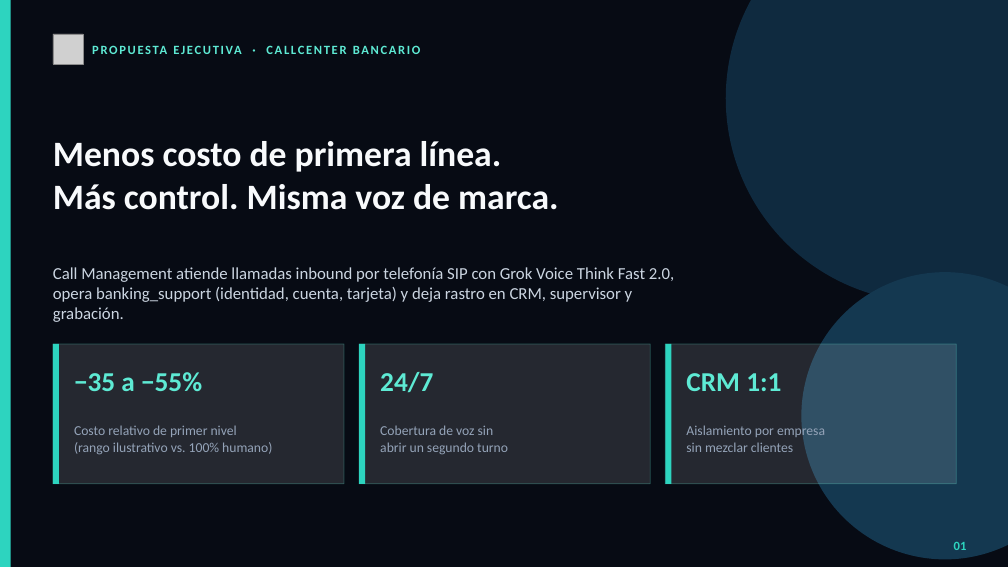
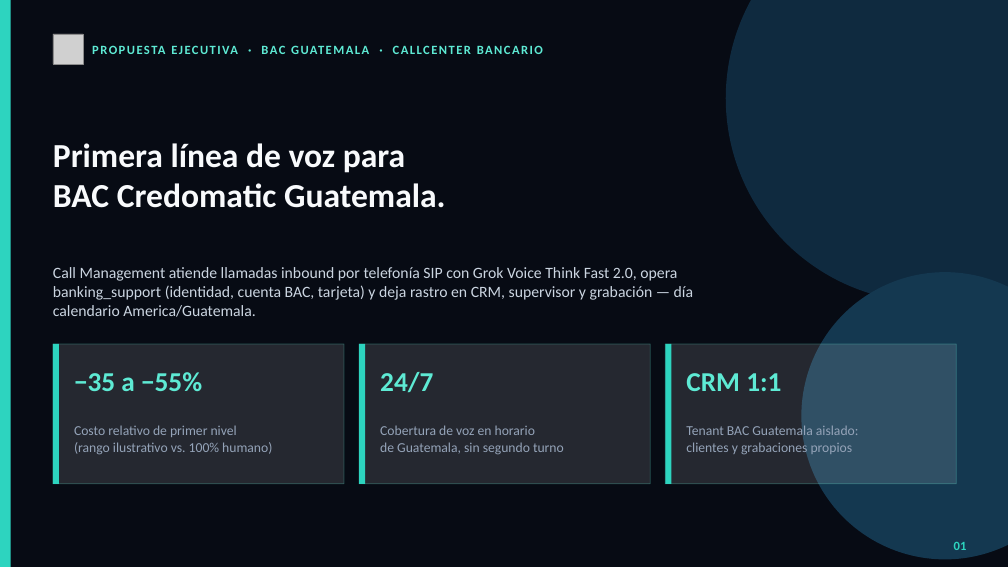
Before and after one commit to Zombie10/CallManagement, a slide deck: slide 1 of docs/Propuesta_Callcenter_Bancario.pptx. Drawn at 1008x567 pixels with LibreOffice and Linux fonts; fonts in the diff are those of the drawing; grey boxes stand for pictures. Boxes give left, top, right and bottom in pixels: in the first picture for what was removed or moved away, otherwise in the second. Text is boxed around its words. In the diff, an @@ line names an element or a change of style, - is before the commit and + after.

Commit message:
docs: retarget executive proposal to BAC Guatemala
HTML and PPTX now address BAC Credomatic Guatemala (Spanish first line,
America/Guatemala calendar, local DID piloto). Cost/benefit ranges stay
illustrative. Tests require BAC + Guatemala in both artifacts.

```diff
--- a/docs/Propuesta_Callcenter_Bancario.pptx
+++ b/docs/Propuesta_Callcenter_Bancario.pptx
@@ text at (x1=53, y1=143, x2=405, y2=208): text changed; size 34 to 32 pt @@
-Menos costo de primera línea.
-Más control. Misma voz de marca.
+Primera línea de voz para
+BAC Credomatic Guatemala.
@@ text at (x1=53, y1=183, x2=446, y2=208): text changed @@
-PROPUESTA EJECUTIVA · CALLCENTER BANCARIO
+PROPUESTA EJECUTIVA · BAC GUATEMALA · CALLCENTER BANCARIO
@@ text at (x1=53, y1=267, x2=693, y2=317): text changed; size 16 to 15 pt @@
-Call Management atiende llamadas inbound por telefonía SIP con Grok Voice Think Fast 2.0, opera banking_support (identidad, cuenta, tarjeta) y deja rastro en CRM, supervisor y grabación.
+Call Management atiende llamadas inbound por telefonía SIP con Grok Voice Think Fast 2.0, opera banking_support (identidad, cuenta BAC, tarjeta) y deja rastro en CRM, supervisor y grabación — día calendario America/Guatemala.
@@ text at (x1=380, y1=425, x2=564, y2=454): text changed @@
-Cobertura de voz sin
-abrir un segundo turno
+Cobertura de voz en horario
+de Guatemala, sin segundo turno
@@ text at (x1=686, y1=424, x2=859, y2=454): text changed @@
-Aislamiento por empresa
-sin mezclar clientes
+Tenant BAC Guatemala aislado:
+clientes y grabaciones propios
```
Also in this commit, not shown: 11 other slides changed, 4 other files.
